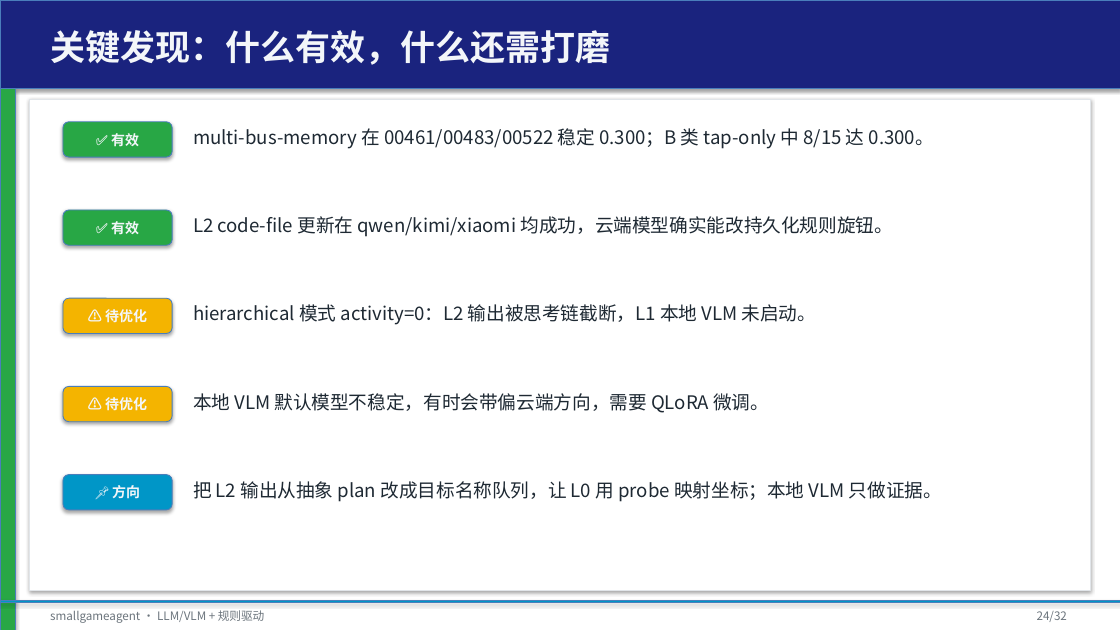
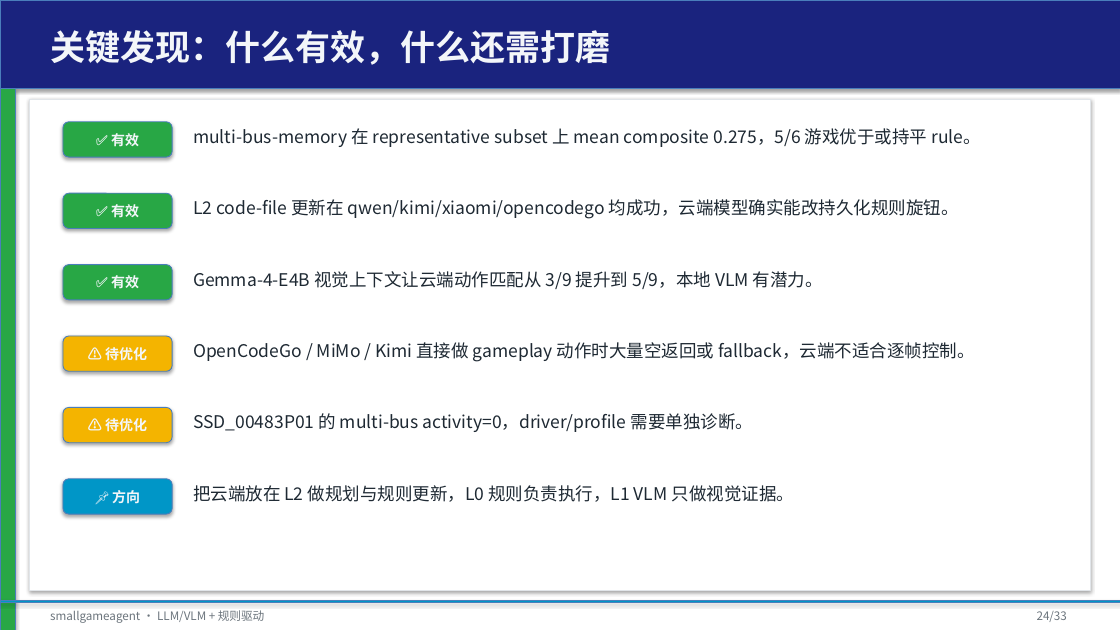
Before and after one commit to tzhazuma/smallgameagent, a slide deck: slide 24 of reports/smallgameagent_report.pptx. Drawn at 1120x630 pixels with LibreOffice and Linux fonts; fonts in the diff are those of the drawing. Boxes give left, top, right and bottom in pixels: in the first picture for what was removed or moved away, otherwise in the second. Text is boxed around its words. In the diff, an @@ line names an element or a change of style, - is before the commit and + after.

Commit message:
docs: expand report with OpenCodeGo gameplay negatives, Gemma-4-E4B VLM results, representative subset runs; fix tests for env isolation; regenerate PDF/PPT

```diff
--- a/reports/smallgameagent_report.pptx
+++ b/reports/smallgameagent_report.pptx
@@ text at box(193, 128, 981, 147): text changed; size 16 to 15 pt @@
-multi-bus-memory 在 00461/00483/00522 稳定 0.300；B 类 tap-only 中 8/15 达 0.300。
+multi-bus-memory 在 representative subset 上 mean composite 0.275，5/6 游戏优于或持平 rule。
@@ rounded rectangle "✅ 有效": place and size @@
-rounded rectangle "✅ 有效" at box(63, 210, 172, 245)
+rounded rectangle "✅ 有效" at box(63, 193, 172, 229)
@@ text at box(193, 199, 959, 219): text changed; size 16 to 15 pt @@
-L2 code-file 更新在 qwen/kimi/xiaomi 均成功，云端模型确实能改持久化规则旋钮。
+L2 code-file 更新在 qwen/kimi/xiaomi/opencodego 均成功，云端模型确实能改持久化规则旋钮。
@@ rounded rectangle added at box(63, 265, 172, 300), fill #28A745, outline #4B7EBC 0.75 pt, 12 pt, text #F3F6F9, bold @@
+✅ 有效
@@ text at box(193, 271, 823, 289): text changed; size 16 to 15 pt @@
-hierarchical 模式 activity=0：L2 输出被思考链截断，L1 本地 VLM 未启动。
+Gemma-4-E4B 视觉上下文让云端动作匹配从 3/9 提升到 5/9，本地 VLM 有潜力。
@@ rounded rectangle "⚠️ 待优化": place and size @@
-rounded rectangle "⚠️ 待优化" at box(63, 386, 172, 422)
+rounded rectangle "⚠️ 待优化" at box(63, 336, 172, 371)
@@ text at box(193, 342, 975, 362): text changed; size 16 to 15 pt @@
-本地 VLM 默认模型不稳定，有时会带偏云端方向，需要 QLoRA 微调。
+OpenCodeGo / MiMo / Kimi 直接做 gameplay 动作时大量空返回或 fallback，云端不适合逐帧控制。
@@ rounded rectangle "⚠️ 待优化": place and size @@
-rounded rectangle "⚠️ 待优化" at box(63, 298, 172, 334)
+rounded rectangle "⚠️ 待优化" at box(63, 408, 172, 443)
@@ text at box(193, 413, 753, 432): text changed; size 16 to 15 pt @@
-把 L2 输出从抽象 plan 改成目标名称队列，让 L0 用 probe 映射坐标；本地 VLM 只做证据。
+SSD_00483P01 的 multi-bus activity=0，driver/profile 需要单独诊断。
@@ rounded rectangle "📌 方向": place and size @@
-rounded rectangle "📌 方向" at box(63, 475, 172, 510)
+rounded rectangle "📌 方向" at box(63, 479, 172, 514)
@@ text added at box(193, 485, 794, 502), 15 pt, text #1E2933 @@
+把云端放在 L2 做规划与规则更新，L0 规则负责执行，L1 VLM 只做视觉证据。
@@ text at box(1037, 611, 1067, 622): text changed @@
-24/32
+24/33
```
Also in this commit, not shown: 30 other slides changed, 1 slide added, 29 other files.
